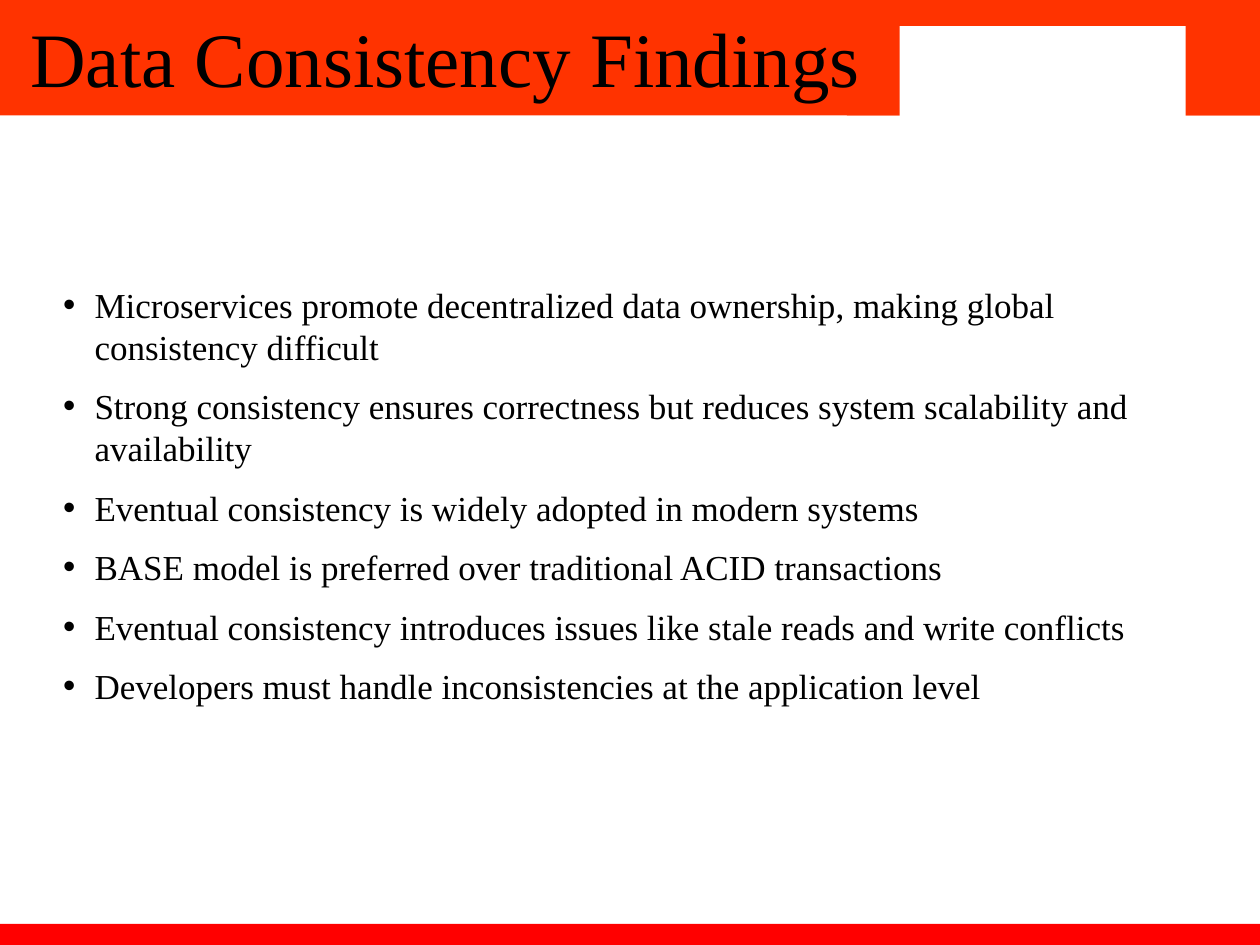
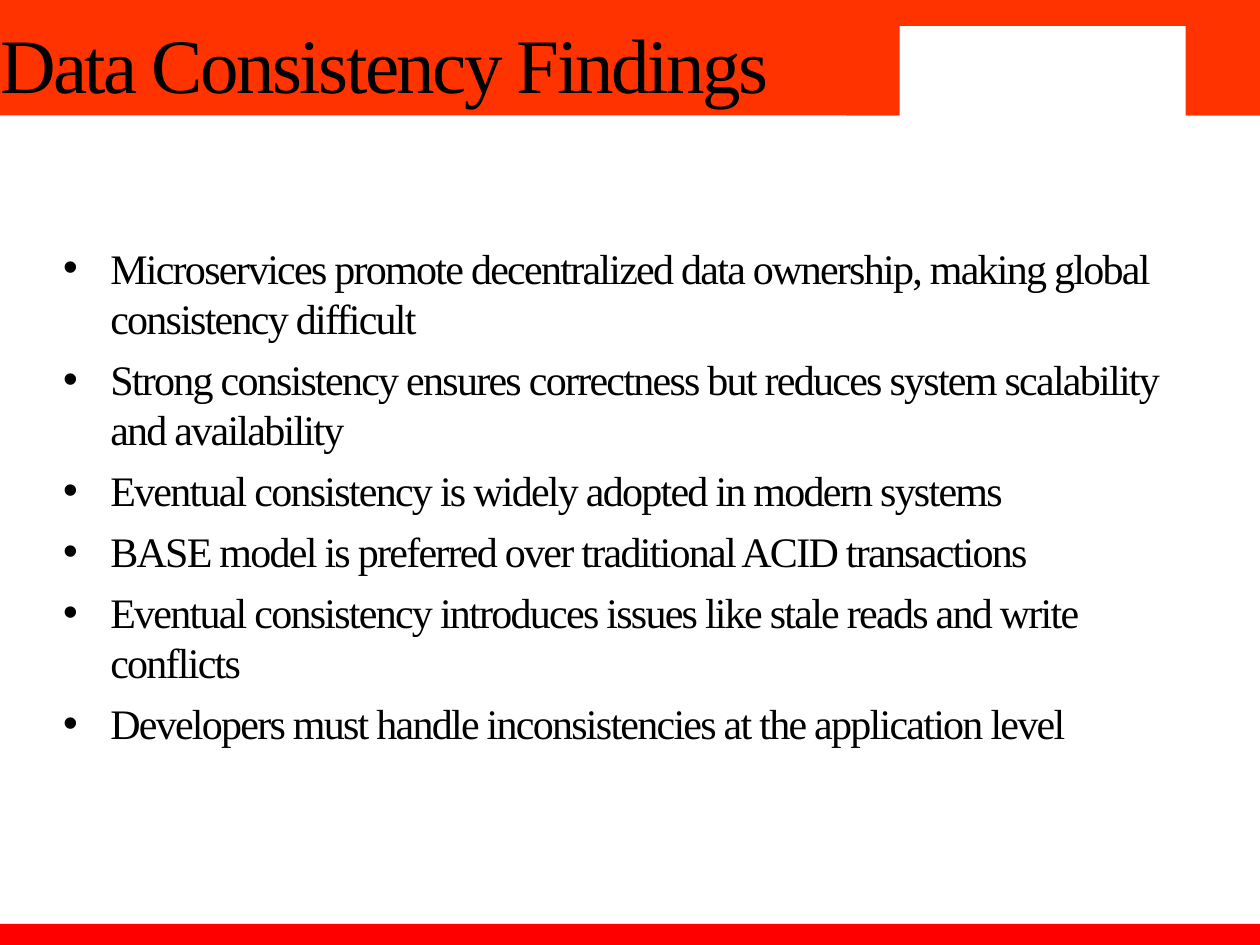
Before and after one commit to sethidevang/COOP, a slide deck: slide 6 of report/2210991489_DevangSethi_PPT.pptx. Drawn at 1260x945 pixels with LibreOffice and Linux fonts; fonts in the diff are those of the drawing; background and template pictures are left out. Boxes give left, top, right and bottom in pixels: in the first picture for what was removed or moved away, otherwise in the second. Text is boxed around its words. In the diff, an @@ line names an element or a change of style, - is before the commit and + after.

```diff
--- a/report/2210991489_DevangSethi_PPT.pptx
+++ b/report/2210991489_DevangSethi_PPT.pptx
@@ title "Data Consistency Findings" moved from (x1=30, y1=33, x2=859, y2=102) to (x1=0, y1=39, x2=769, y2=108) @@
@@ title "Data Consistency Findings" at (x1=0, y1=39, x2=769, y2=108): letter spacing 0 to -1.5 pt; line spacing 0.9 to 1 @@
@@ text "Microservices promote decentralized data ownership, ..." at (x1=110, y1=255, x2=1160, y2=748): size 20 to 24 pt, letter spacing 0 to -1 pt; indent changed; less space between paragraphs @@
```
Also in this commit, not shown: 13 other slides changed, 3 other files.
